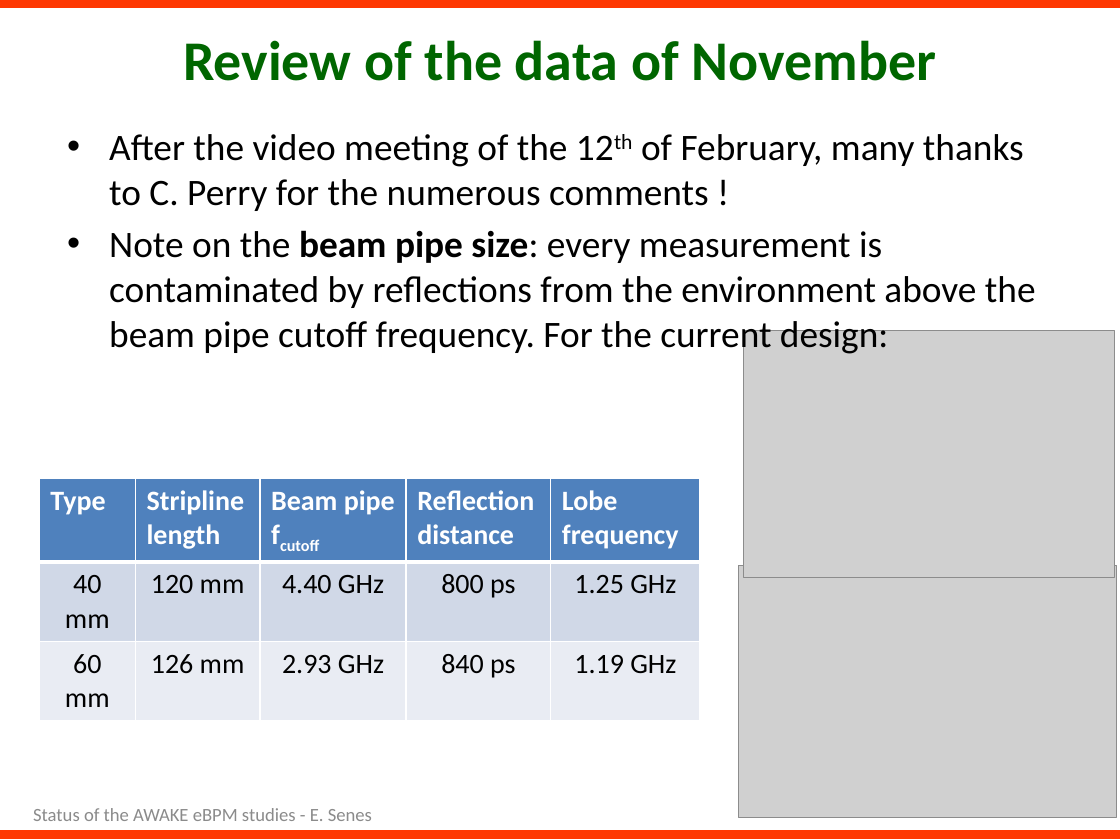
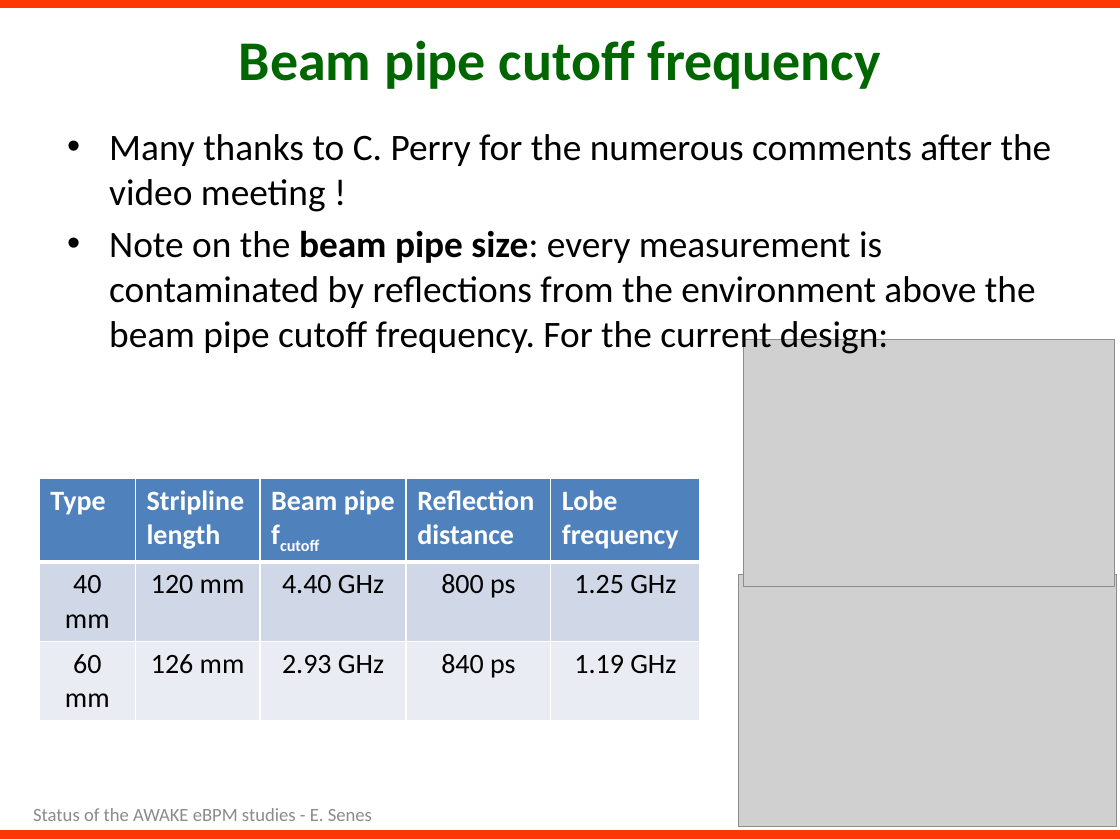
Before and after one commit to esenes/AWAKE-BPMs-tests, a slide deck: slide 10 of Presentations/eBPM-measurements-Mar2019.pptx (slide 8 before the commit). Drawn at 1120x840 pixels with LibreOffice and Linux fonts; fonts in the diff are those of the drawing; grey boxes stand for pictures. Boxes give left, top, right and bottom in pixels: in the first picture for what was removed or moved away, otherwise in the second. Text is boxed around its words. In the diff, an @@ line names an element or a change of style, - is before the commit and + after.

```diff
--- a/Presentations/eBPM-measurements-Mar2019.pptx
+++ b/Presentations/eBPM-measurements-Mar2019.pptx
@@ title at [239, 40, 880, 89]: text changed @@
-Review of the data of November
+Beam pipe cutoff frequency
@@ text at [109, 134, 1052, 212]: text changed @@
-• After the video meeting of the 12th of February, many thanks to C. Perry for the numerous comments !
+• Many thanks to C. Perry for the numerous comments after the video meeting !
@@ picture: place and size @@
-picture at [744, 330, 1114, 578]
+picture at [744, 339, 1114, 587]
@@ picture: place and size @@
-picture at [739, 566, 1118, 818]
+picture at [739, 575, 1118, 827]
```
Also in this commit, not shown: 10 other slides changed, 8 slides added, 18 other files.
